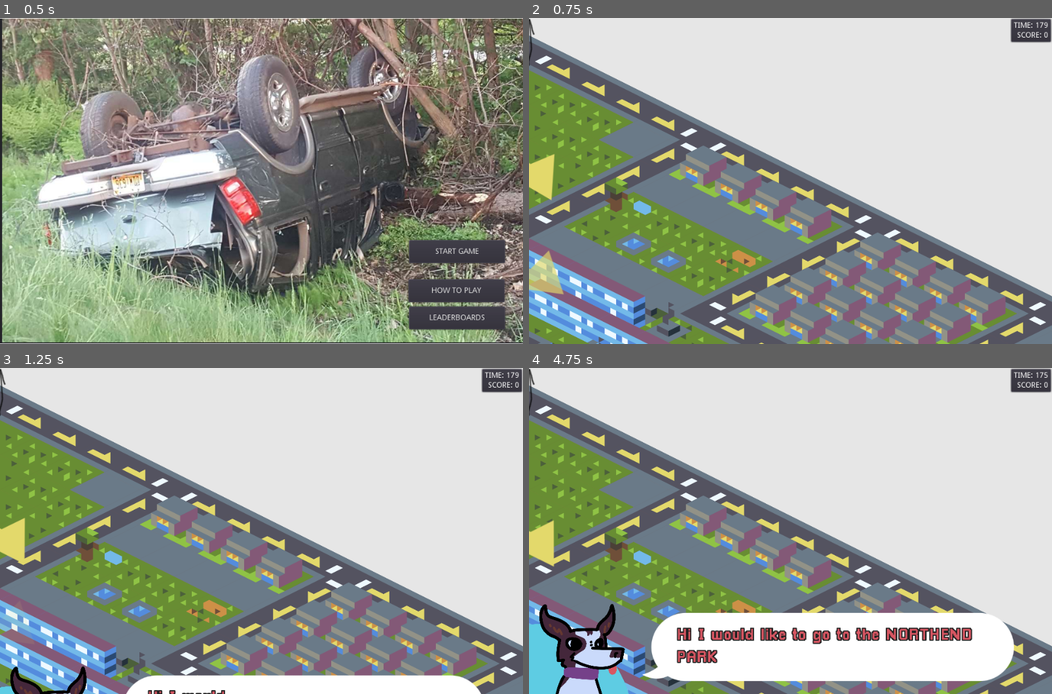
Above: before the commit, frames 1-4 (two rows, left to right).
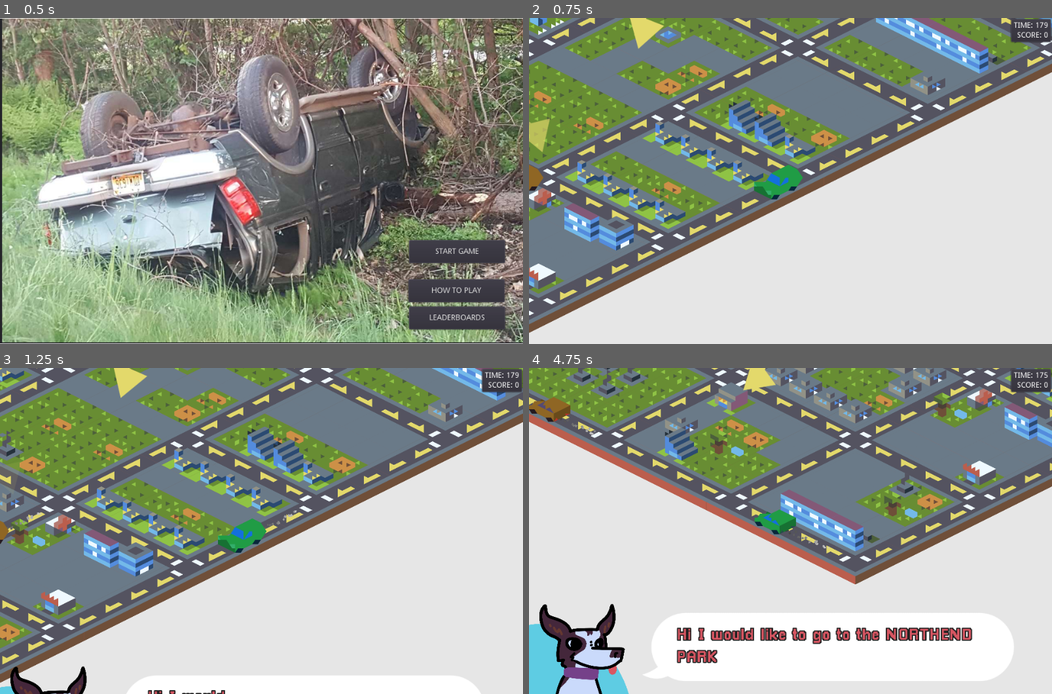
Above: after the commit, the same moments.

Repository: DevinPentecost/gmtkjam-2019
Game: Godot game, scene res://main_scenes/main_menu.tscn
The game is run twice, just before and just after one commit, with the same random seed, the same clock (stepped at 60 frames per second) and the same inputs. Sound files missing from this copy of the repository are replaced by a short silence.
Inputs (mouse positions are in pixels of both pictures, inside the frame that each line leads up to):
- Up to frame 1 (0.5 s): no input
- Up to frame 2 (0.75 s): click "START GAME" at 0.5 s
- Up to frame 3 (1.25 s): no input
- Up to frame 4 (4.75 s): tap Enter at 1.25 s; move the mouse to (905, 514) at 1.27 s; hold Right (player_turn_right) 1.28-2.03 s; hold Up (player_turn_straight) 1.28-2.03 s; click (905, 514) at 1.42 s; move the mouse to (685, 547) at 2.02 s; hold Left (player_turn_left) 2.03-2.78 s; tap Up (player_turn_straight) at 2.1, 3.6 s; move the mouse to (842, 459) at 2.77 s; hold Up (player_turn_straight) 2.78-3.53 s; hold Right (player_turn_right) 2.78-4.28 s; move the mouse to (764, 596) at 3.52 s; click (764, 596) at 3.67 s; move the mouse to (947, 579) at 4.27 s; hold Left (player_turn_left) from 4.28 s (still down); hold Up (player_turn_straight) from 4.28 s (still down)

Frame 1 is identical in both runs. In frame 2, 78% of the frame differs, in the area x 0-100%, y 0-100%; in frame 3, 76%; in frame 4, 72%.
Error before the commit: Parse Error: The identifier "current_direction" isn't declared in the current scope. (res://objects/car/Car.gd:68)

Commit message:
smooth moves

Diff:
--- a/project/objects/car/Car.gd
+++ b/project/objects/car/Car.gd
@@ -4,6 +4,9 @@
 #Roads and destination
 var _road_graph = null
 var current_connection = null
+
+# Prevent stuttering by always ignoring last connection
+var previous_connection = null
 
 #Where we're going to next after we reach the end
 var next_connection = null
@@ -16,7 +19,7 @@
 
 #How fast a car goes
 export(float) var speed = 300
-var _close_enough_threshold = 30
+var _close_enough_threshold = 1
 
 #Animating the blinker
 var blink_on = false
@@ -39,9 +42,12 @@
 	if current_connection == null:
 		return
 
+	var delta_speed = delta * speed
+	var used_speed = 0.0
+
 	var pos = global_position
 	var pos2 = current_connection.get_destination_node().global_position
-	var next_frame_position = (pos2-pos).normalized()*abs(speed) + pos
+	var next_frame_position = (pos2-pos).normalized()*abs(delta_speed) + pos
 
 	#Should we pick a new destination?
 	if next_graph_node == null and global_position.distance_squared_to(current_connection.get_destination_node().global_position) <= turn_distance_start:
@@ -51,21 +57,19 @@
 	#Are we 'close enough'?
 	var hit_along_path = Geometry.segment_intersects_circle(pos, next_frame_position, pos2, _close_enough_threshold)
 
-	if hit_along_path >= 0:
+	if hit_along_path >= 0 and previous_connection != current_connection:
 		# we would hit this during this frame...
-		global_position = current_connection.get_destination_node().global_position
+		# mark that we hit this one
+		previous_connection = current_connection
+		# zip to it
+		global_position = position.linear_interpolate(next_frame_position, hit_along_path)
+		used_speed = hit_along_path
+		# mark next location as current
 		next_destination()
-		position = position.linear_interpolate(next_frame_position, hit_along_path)
 
-	#Move towards the target
-	var movement_vector = (current_connection.get_destination_node().global_position - global_position).normalized() * (speed * (1.0-hit_along_path))
-	movement_vector *= delta
+	#Move towards the target with any leftover speed
+	var movement_vector = (current_connection.get_destination_node().global_position - global_position).normalized() * delta_speed * (1.0-used_speed)
 	position += movement_vector
-
-	#Point towards it
-	var towards_rotation = current_connection.get_destination_node().global_position.angle_to_point(global_position)
-	rotation = towards_rotation
-	current_direction = current_connection.get_destination_node().global_position.direction_to(global_position)
 
 	match current_connection.direction:
 		0: $Sprite.texture = sprite_nw
@@ -75,6 +79,10 @@
 
 
 func next_destination():
+	if next_connection == null:
+		print('null next connection')
+		return
+
 	#Start going to the next one and lose our previous 'next'
 	current_connection = next_connection
 
